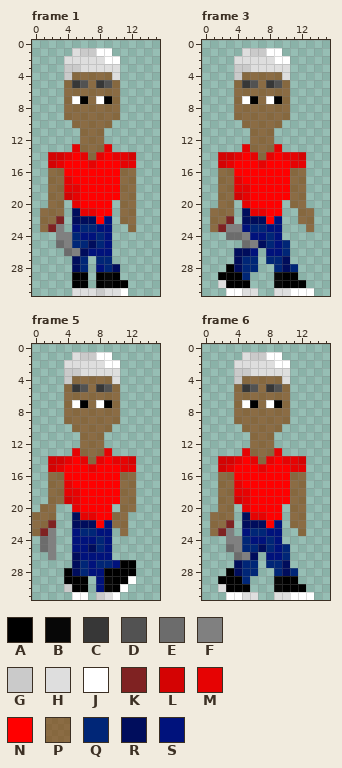
Pixel-art file, stored at Assets/Resources/PlayerPreviews/Player_1_3_0_Knife.aseprite. The picture above is the old version.
16x32 pixels, 9 frames. Shown: frame 1, frame 3, frame 5, frame 6. The commit also changed other frames, which this record leaves out.
Palette (. is transparent): A #000000  B #070707  C #373737  D #525252  E #6c6c6c  F #808080  G #cacaca  H #dedede  J #ffffff  K #7f2222  L #d40303  M #e60303  N #ff0000  P #843b009f  Q #002677  R #000d5c  S #00127c
Now the later version:
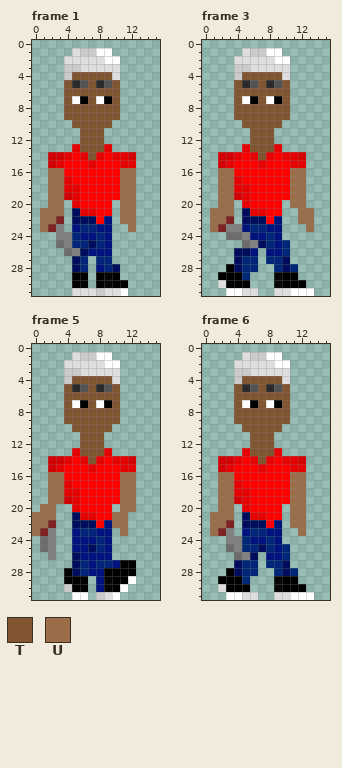
Colours new in this view: T #825531  U #9b6e49
Message: Fixed some player colour glitches
From old to new:
colour C: #373737 -> #2b2b2b
Changed rows in their new state; - is a pixel that keeps its letter.
Frame 1:
first column x 1:
 4 ----TTTTT---
 5 ---T--T--T--
 6 ---TTTTTTT--
 7 ---T--T--T--
 8 ---TTTTTTT--
 9 ---TTTTTTT--
10 ----TTTTT---
11 -----TTT----
12 -----TTT----
13 -----TTT----
14 ------T-----
16 -UU-------UU
17 -UU-------UU
18 -UU-------UU
19 -UU-------UU
20 -UU-------UU
21 UUU-------UU
22 UU--------UU
23 U----------U
Frame 3:
first column x 1:
 4 ----TTTTT----
 5 ---T--T--T---
 6 ---TTTTTTT---
 7 ---T--T--T---
 8 ---TTTTTTT---
 9 ---TTTTTTT---
10 ----TTTTT----
11 -----TTT-----
12 -----TTT-----
13 -----TTT-----
14 ------T------
16 -UU-------UU-
17 -UU-------UU-
18 -UU-------UU-
19 -UU-------UU-
20 -UU-------UU-
21 UUU--------UU
22 UU---------UU
23 U-----------U
Frame 5:
first column x 0:
 4 -----TTTTT---
 5 ----T--T--T--
 6 ----TTTTTTT--
 7 ----T--T--T--
 8 ----TTTTTTT--
 9 ----TTTTTTT--
10 -----TTTTT---
11 ------TTT----
12 ------TTT----
13 ------TTT----
14 -------T-----
16 --UU-------UU
17 --UU-------UU
18 --UU-------UU
19 --UU-------UU
20 -UU--------UU
21 UUU-------UU-
22 UU--------UU-
23 U----------U-
Frame 6: the same change as frame 1
Where, in picture pixels (left, top, right, bottom), the same in both pictures:
changed: (40, 72, 136, 232)
changed: (210, 72, 314, 232)
changed: (32, 376, 136, 536)
changed: (210, 376, 306, 536)
